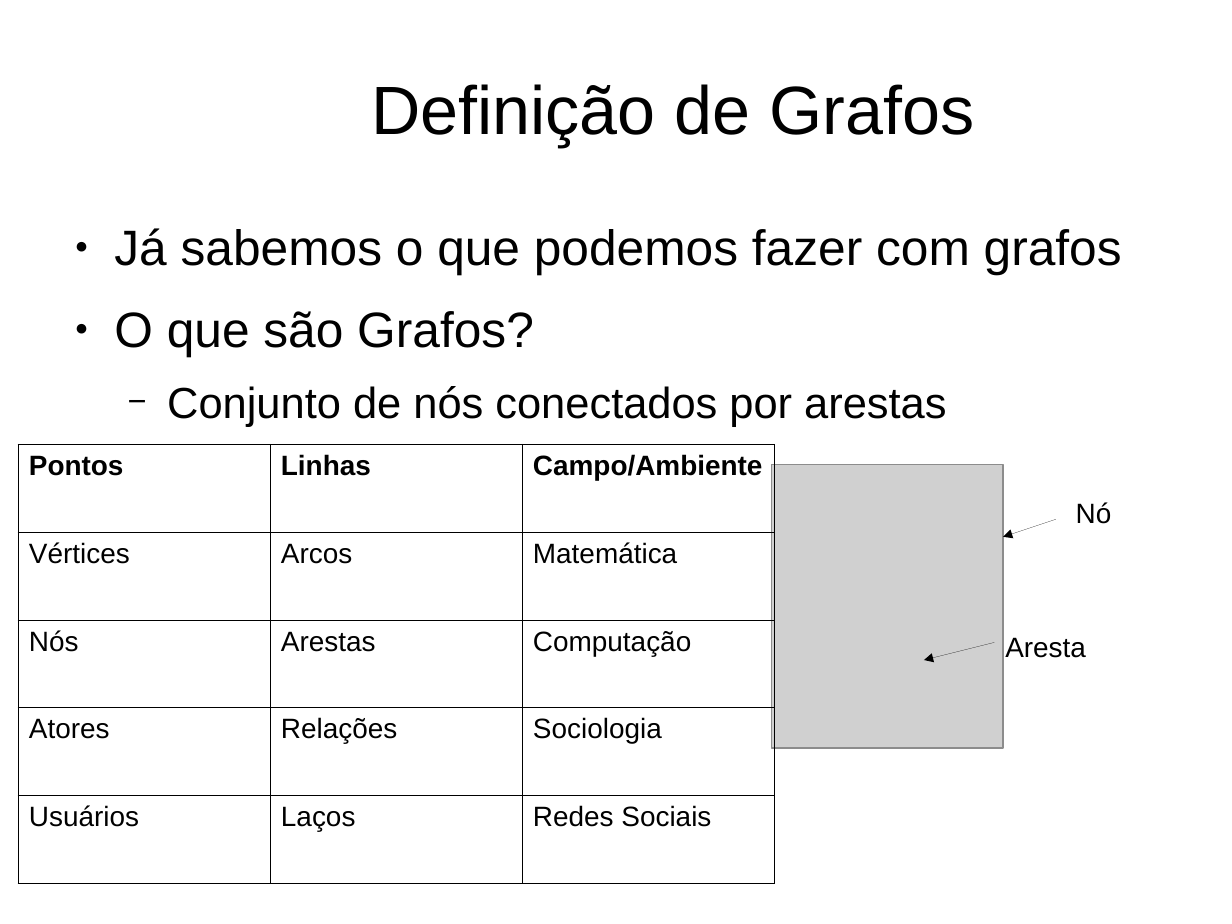
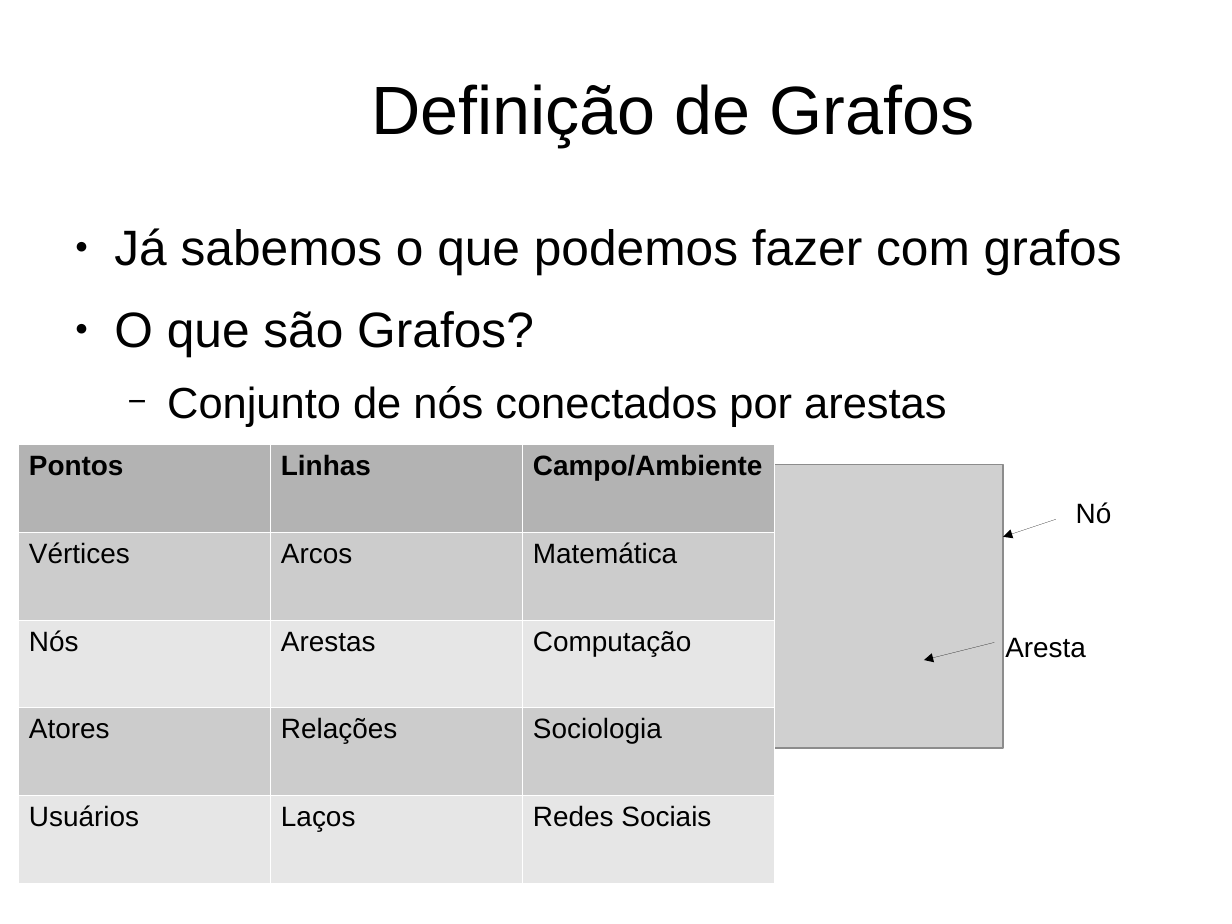
Before and after one commit to thiagoprocaci/aula-introducao-grafos, a slide deck: slide 8 of slides/apresentacao-infnet.odp. Drawn at 1232x924 pixels with LibreOffice and Linux fonts; fonts in the diff are those of the drawing; grey boxes stand for pictures; background and template pictures are left out. Boxes give left, top, right and bottom in pixels: in the first picture for what was removed or moved away, otherwise in the second. Text is boxed around its words. In the diff, an @@ line names an element or a change of style, - is before the commit and + after.

Commit message:
update slides

```diff
--- a/slides/apresentacao-infnet.odp
+++ b/slides/apresentacao-infnet.odp
@@ table at (18,445,776,884) @@
@@ fill none to #B3B3B3 in row 1 @@
@@ fill none to #CCCCCC in 6 cells @@
@@ fill none to #E6E6E6 in 6 cells @@
@@ borders changed @@
```
Also in this commit, not shown: 1 slide added, 1 slide removed, 1 other file.
